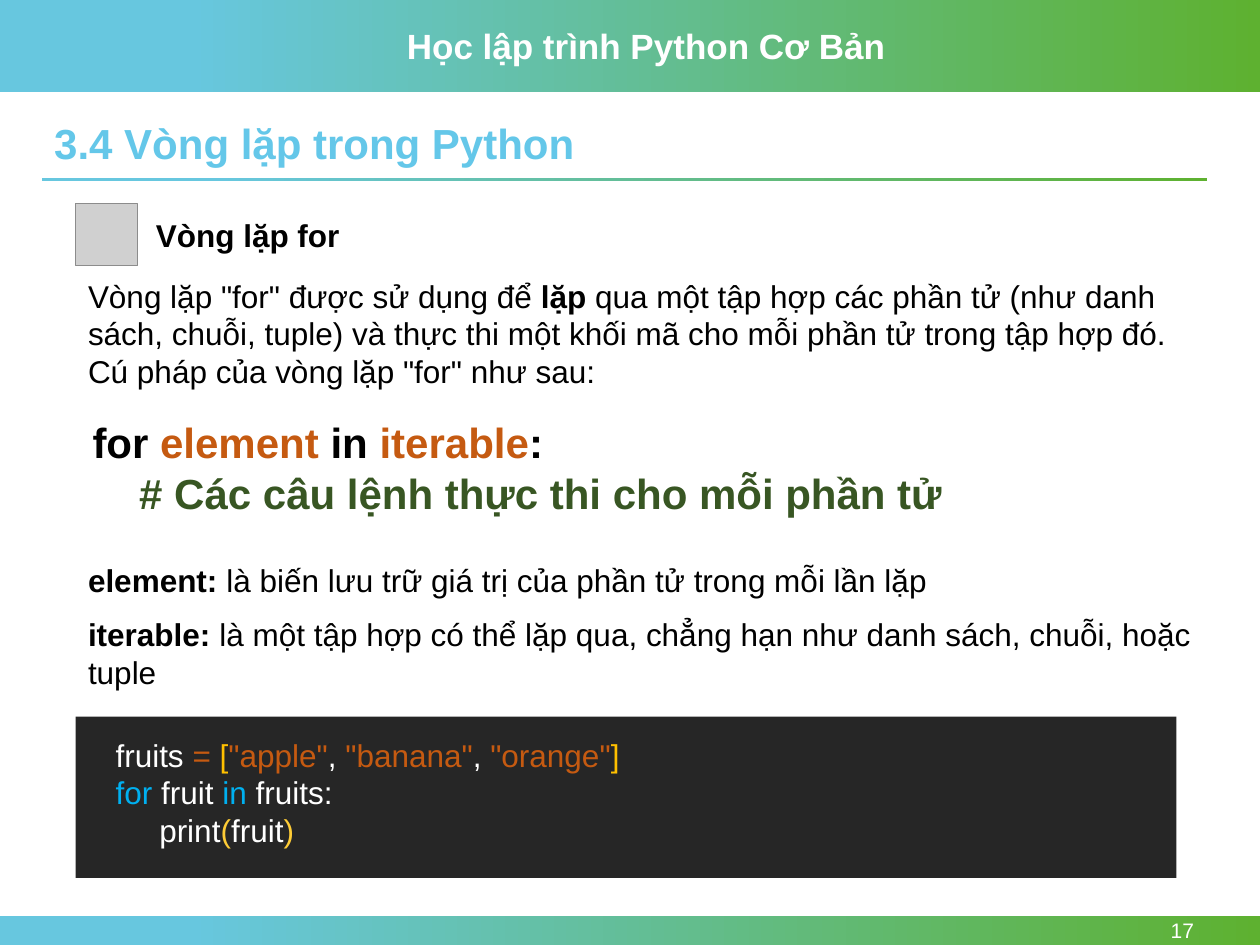
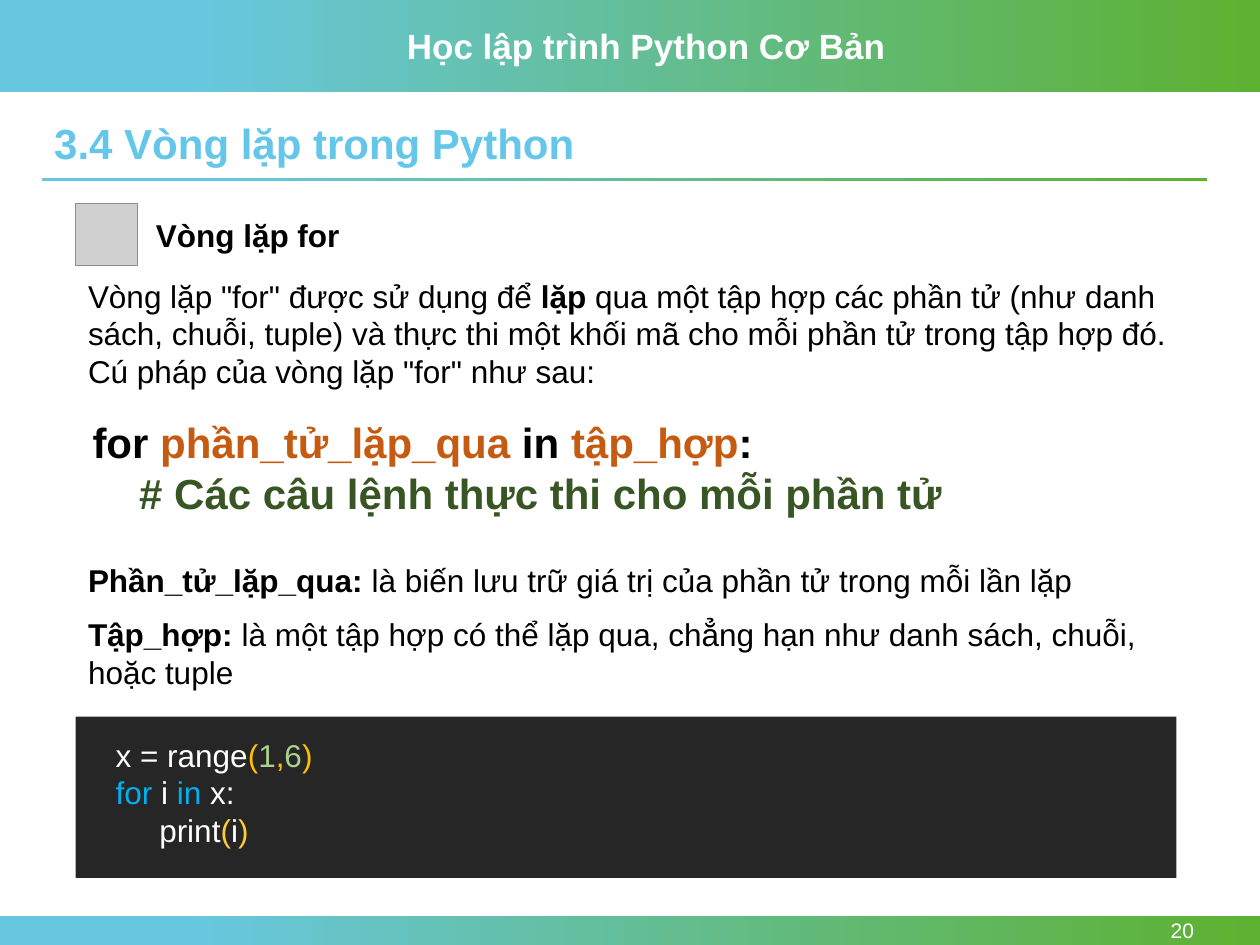
Before and after one commit to nhannn87dn/Learn-Python-Basic, a slide deck: slide 20 of Session-03/Session-03-if-else-and-loops-Python.pptx (slide 17 before the commit). Drawn at 1260x945 pixels with LibreOffice and Linux fonts; fonts in the diff are those of the drawing; grey boxes stand for pictures; background and template pictures are left out. Boxes give left, top, right and bottom in pixels: in the first picture for what was removed or moved away, otherwise in the second. Text is boxed around its words. In the diff, an @@ line names an element or a change of style, - is before the commit and + after.

```diff
--- a/Session-03/Session-03-if-else-and-loops-Python.pptx
+++ b/Session-03/Session-03-if-else-and-loops-Python.pptx
@@ text at <box>93,425,753,467</box>: text changed @@
-for element in iterable:
+for phần_tử_lặp_qua in tập_hợp:
@@ text at <box>88,567,1072,598</box>: text changed @@
-element: là biến lưu trữ giá trị của phần tử trong mỗi lần lặp
+Phần_tử_lặp_qua: là biến lưu trữ giá trị của phần tử trong mỗi lần lặp
@@ text at <box>88,621,1136,690</box>: text changed @@
-iterable: là một tập hợp có thể lặp qua, chẳng hạn như danh sách, chuỗi, hoặc tuple
+Tập_hợp: là một tập hợp có thể lặp qua, chẳng hạn như danh sách, chuỗi, hoặc tuple
@@ text at <box>116,744,312,848</box>: text changed @@
-fruits = ["apple", "banana", "orange"]
-for fruit in fruits:
-print(fruit)
+x = range(1,6)
+for i in x:
+print(i)
@@ page number at <box>1171,923,1194,938</box>: text changed @@
-17
+20
```
Also in this commit, not shown: 1 other slide changed, 3 slides added, 3 other files.
